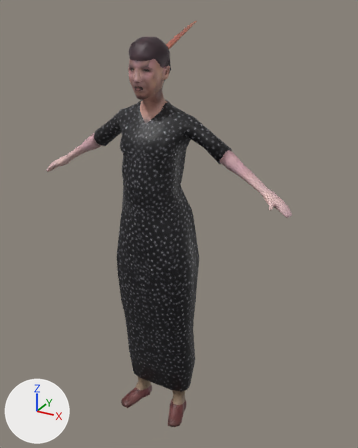
The FBX model juegojuego/Assets/3DModels/Characters/Modelo/anamari_anim_2.fbx: old version first, new version second.
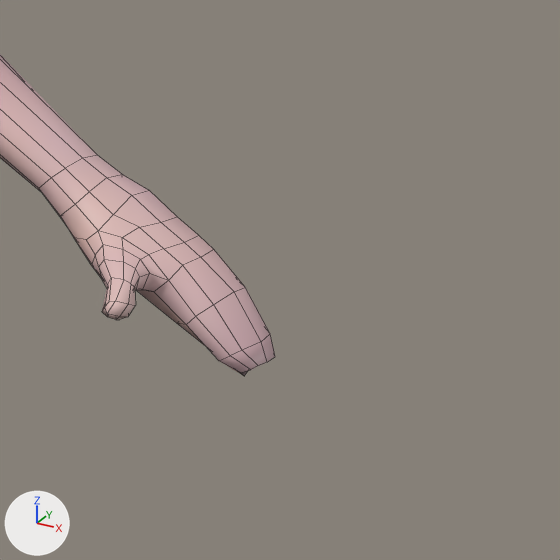
Each version appears first whole from a 50 mm lens placed at (1.344, -2.22, 2.355), pointed at (0.051, 0.13, 1.18), and next in a close-up on the part from 71% to 92% of the width and 37% to 54% of the height. The axes (+X, +Y, +Z) are drawn at lower left. The lights are the same throughout. The close-ups show mesh edges as thin lines.

The scene before the commit, as lines of its bpy script (objects in view):
```python
me_cylinder_001 = bpy.data.meshes.new('Cylinder.001')
me_cylinder_001.from_pydata(...)  # 1823 vertices, 1829 faces; spans x -0.76..0.76, y -0.24..0.43, z -0.05..2.28
me_cylinder_001.materials.append(mat_material_anamari)  # picture img_texturas_png
ob_femme = bpy.data.objects.new('femme', me_cylinder_001)
ob_femme.location = (0.0, 0.0, 0.0)
```
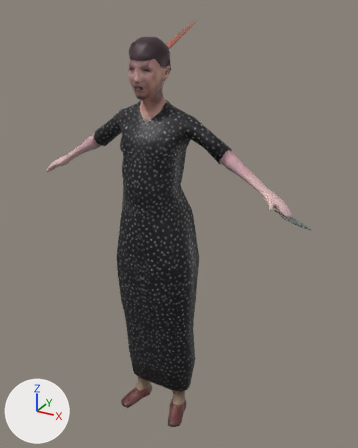
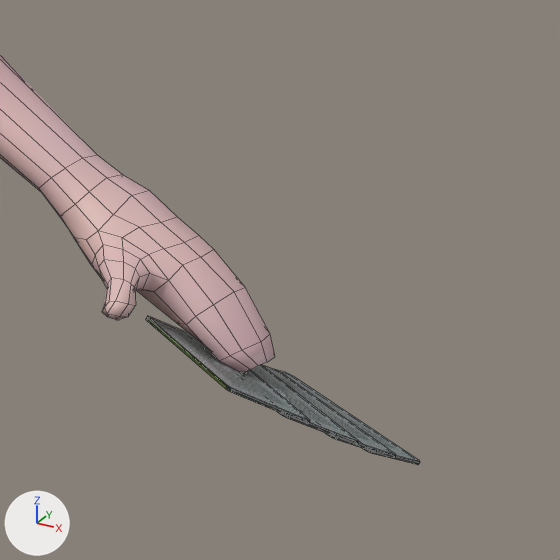
Commit message: Aniadidas cartas a las jugadoras

What differs and where, as boxes [x1, y1, x2, y2] in the close-ups (560 x 560 px):
'femme', reshaped: before [0, 54, 275, 376]; after [0, 54, 420, 465]
part 1 of me_cylinder_001, added: after [262, 365, 396, 459]
part 2 of me_cylinder_001, added: after [252, 365, 359, 445]
part 3 of me_cylinder_001, added: after [146, 316, 310, 422]
part 4 of me_cylinder_001, added: after [275, 369, 420, 465]

The change, as a diff of the scene's bpy script:
```diff
--- a/juegojuego/Assets/3DModels/Characters/Modelo/anamari_anim_2.fbx.py
+++ b/juegojuego/Assets/3DModels/Characters/Modelo/anamari_anim_2.fbx.py
@@ img_barajacartas_jpg @@
+img_barajacartas_jpg = load_image('BarajaCartas.jpg', 'BarajaCartas.jpg', 950, 570, 'sRGB')
@@ mat_material_cartasfrontal_017 @@
+mat_material_cartasfrontal_017 = principled_material('Material.CartasFrontal.017')
+mat_material_cartasfrontal_017.texture = img_barajacartas_jpg
@@ mat_material_cartasfrontal_018 @@
+mat_material_cartasfrontal_018 = principled_material('Material.CartasFrontal.018')
+mat_material_cartasfrontal_018.texture = img_barajacartas_jpg
@@ mat_material_cartasfrontal_016 @@
+mat_material_cartasfrontal_016 = principled_material('Material.CartasFrontal.016')
+mat_material_cartasfrontal_016.texture = img_barajacartas_jpg
@@ mat_material_cartasfrontal_015 @@
+mat_material_cartasfrontal_015 = principled_material('Material.CartasFrontal.015')
+mat_material_cartasfrontal_015.texture = img_barajacartas_jpg
@@ me_cylinder_001 @@
 # used by ob_femme; location = (0.0, 0.0, 0.0)
-me_cylinder_001.from_pydata(...)  # 1823 vertices, 1829 faces; spans x -0.76..0.76, y -0.24..0.43, z -0.05..2.28
+me_cylinder_001.from_pydata(...)  # 2063 vertices, 1997 faces; spans x -0.76..0.85, y -0.24..0.43, z -0.05..2.28
+# me_cylinder_001 part 1: a new loose piece of 60 vertices spanning x 0.72..0.84, y -0.09..0.03, z 1.38..1.43, in mat_material_cartasfrontal_015 (picture img_barajacartas_jpg)
+# me_cylinder_001 part 2: a new loose piece of 60 vertices spanning x 0.7..0.83, y -0.12..0.01, z 1.4..1.44, in mat_material_cartasfrontal_016 (picture img_barajacartas_jpg)
+# me_cylinder_001 part 3: a new loose piece of 60 vertices spanning x 0.68..0.8, y -0.14..-0.02, z 1.42..1.46, in mat_material_cartasfrontal_017 (picture img_barajacartas_jpg)
+# me_cylinder_001 part 4: a new loose piece of 60 vertices spanning x 0.73..0.85, y -0.06..0.04, z 1.37..1.42, in mat_material_cartasfrontal_018 (picture img_barajacartas_jpg)
 me_cylinder_001.materials.append(mat_material_anamari)
+me_cylinder_001.materials.append(mat_material_cartasfrontal_015)  # picture img_barajacartas_jpg
+me_cylinder_001.materials.append(mat_material_cartasfrontal_016)  # picture img_barajacartas_jpg
+me_cylinder_001.materials.append(mat_material_cartasfrontal_017)  # picture img_barajacartas_jpg
+me_cylinder_001.materials.append(mat_material_cartasfrontal_018)  # picture img_barajacartas_jpg
```
